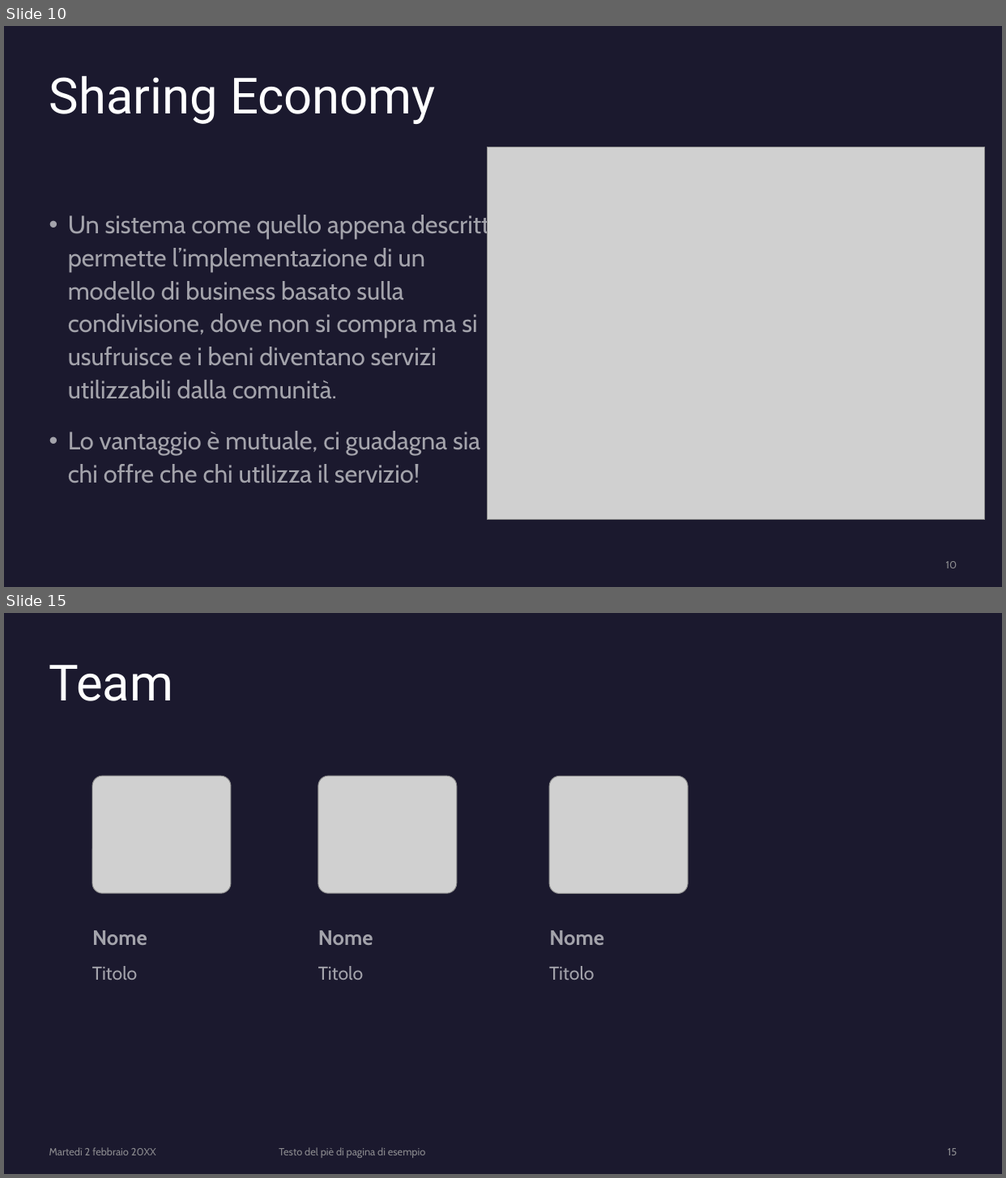
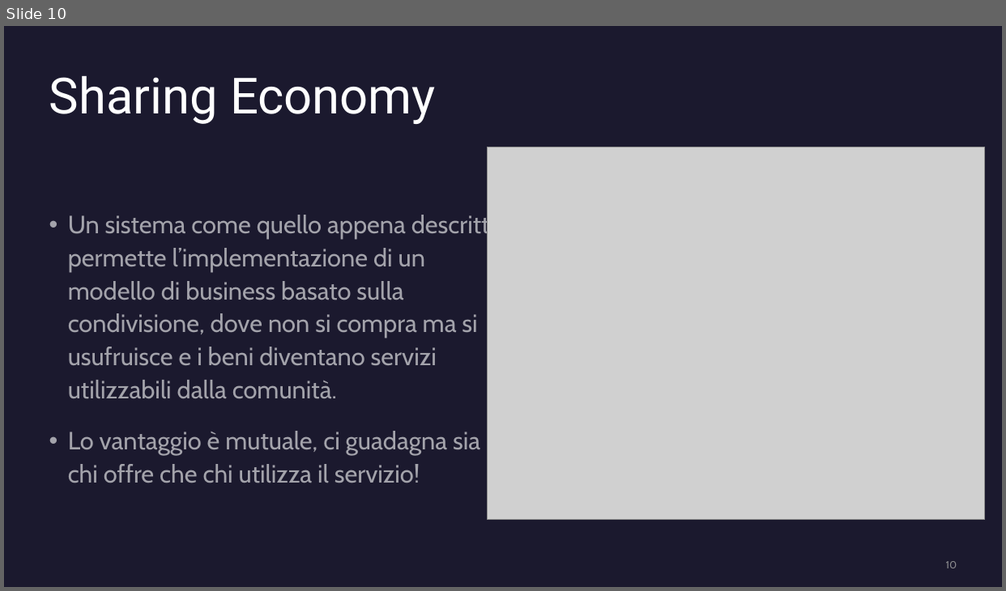
Before and after one commit to felicia-puzone/smart-office-project, a slide deck: Smart Office Doc/Smart Office.pptx. Shown one above the other, each under a label of ours: slides 10 and 15 before the commit, slide 10 after it; the slides between them are not shown. The pictures are 1006x1178 and 1006x591 pixels, drawn with LibreOffice and Linux fonts; fonts in the diff are those of the drawing; grey boxes stand for pictures. Boxes give left, top, right and bottom in pixels: in the first picture for what was removed or moved away, otherwise in the second. Text is boxed around its words. In the diff, an @@ line names an element or a change of style, - is before the commit and + after.

```diff
--- a/Smart Office Doc/Smart Office.pptx
+++ b/Smart Office Doc/Smart Office.pptx
@@ slide 15 removed at (4, 613, 1002, 1174), background #1B192E @@
@@ title removed at (49, 665, 173, 701) @@
-Team
@@ picture removed at (92, 776, 231, 894) @@
@@ picture removed at (318, 776, 457, 894) @@
@@ picture removed at (550, 776, 688, 894) @@
@@ text removed at (92, 931, 147, 945) @@
-Nome
@@ text removed at (318, 931, 373, 945) @@
-Nome
@@ text removed at (549, 931, 604, 945) @@
-Nome
@@ text removed at (92, 966, 137, 980) @@
-Titolo
@@ text removed at (318, 966, 363, 980) @@
-Titolo
@@ text removed at (549, 966, 594, 980) @@
-Titolo
@@ text removed at (49, 1148, 156, 1156) @@
-Martedì 2 febbraio 20XX
@@ text removed at (279, 1148, 425, 1158) @@
-Testo del piè di pagina di esempio
@@ page number removed at (948, 1148, 957, 1156) @@
-15
```
Also in this commit, not shown: 3 slides changed, 2 slides added, 8 other slides removed, 4 other files.
